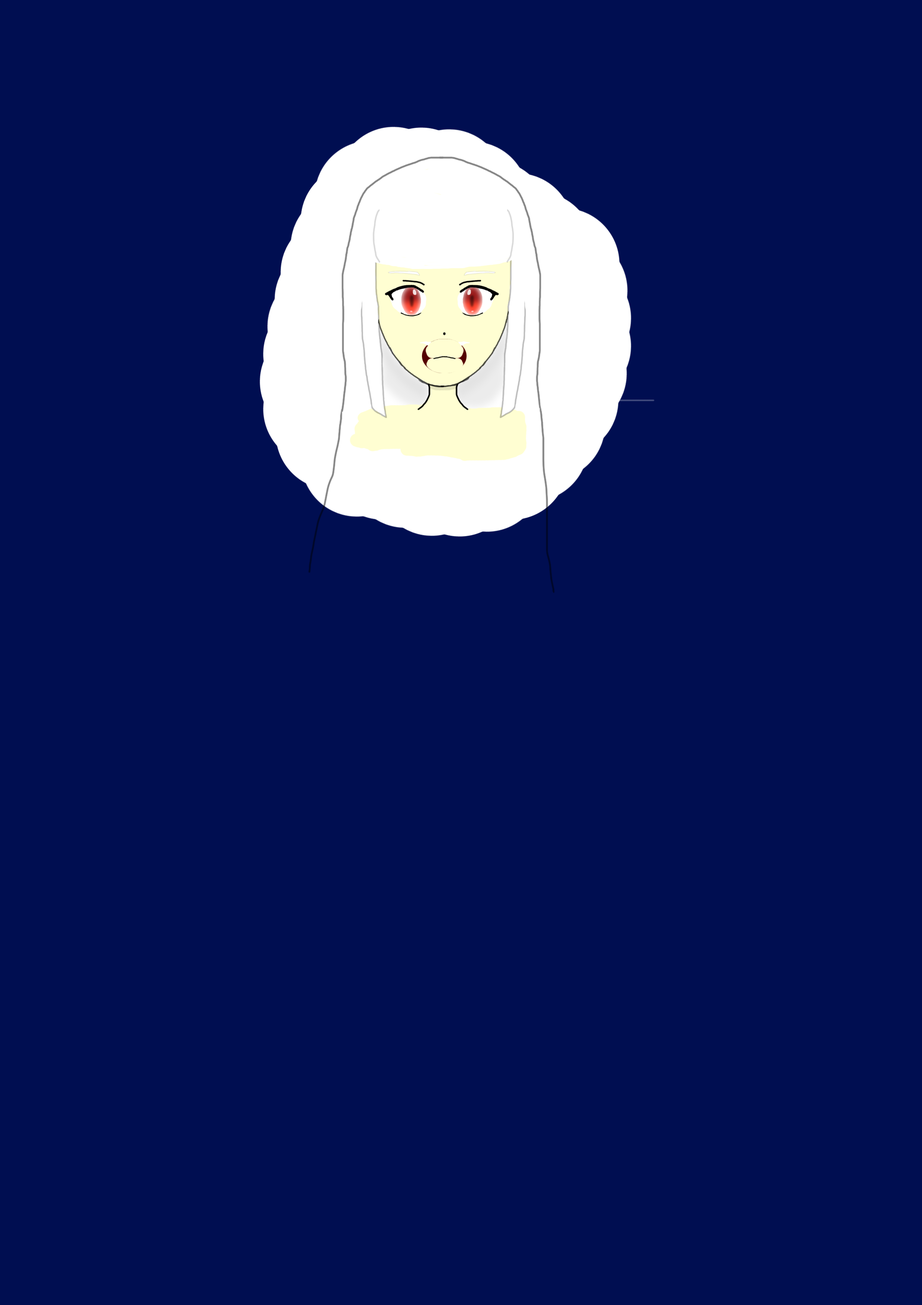
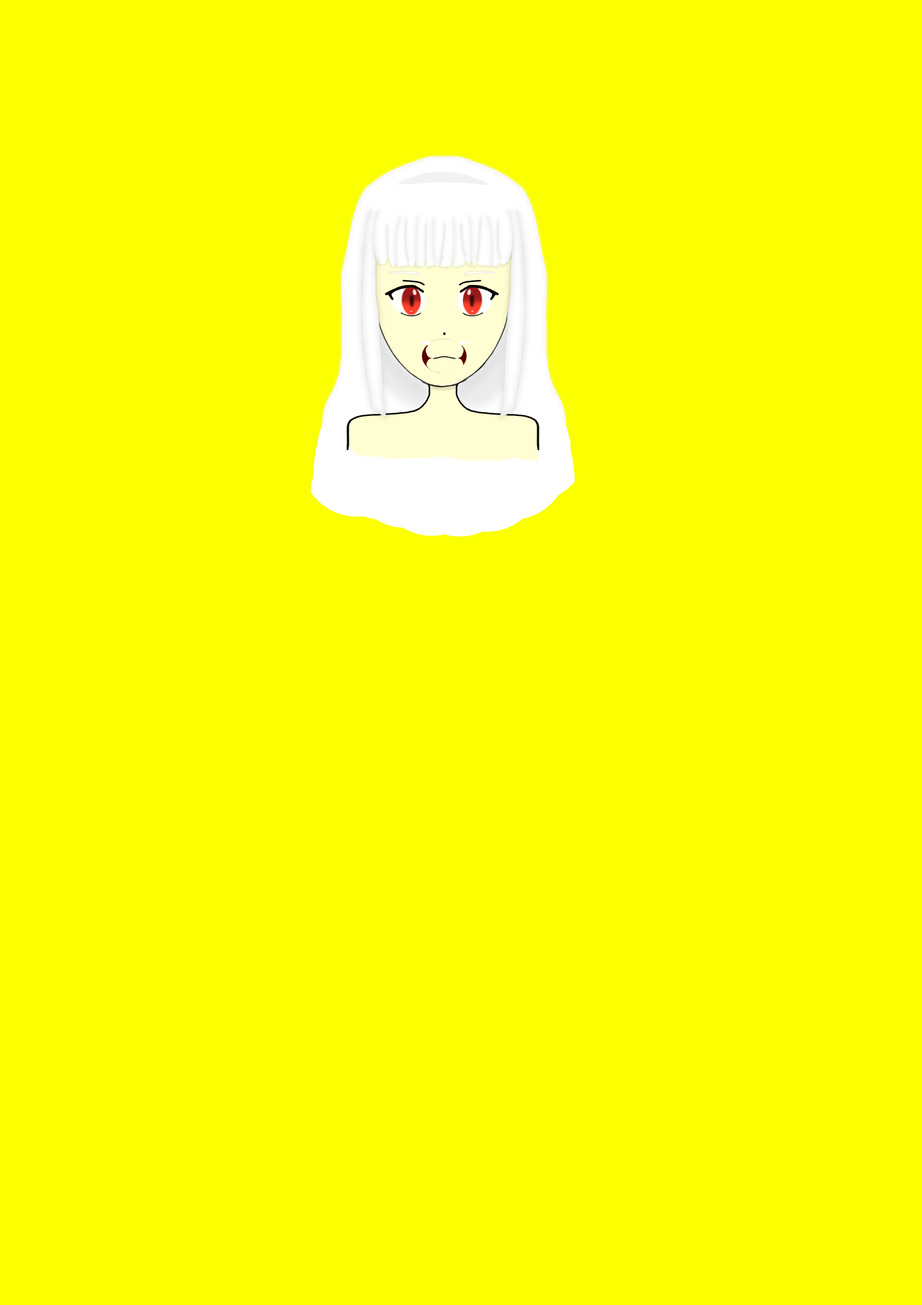
Comparing the layer stacks of the two (922, 1305) images. Changes:
showed "Eball C U" (3rd of 6, in "L eye") over [463,284,483,316]
showed "Eball C U" (6th of 6, in "R eye") over [401,284,422,316]
added layer "HF S" (1st of 4, in "HF") in group "HF" over [383,213,504,268]
added layer "HF S" (2nd of 4, in "HF") in group "HF" over [384,215,503,266]
added layer "HF S" (3rd of 4, in "HF") in group "HF" over [390,213,497,270]
added layer "HF S" (4th of 4, in "HF") (10%) in group "HF" over [394,213,493,268]
added layer "HBS U" (5%) in group "HF" over [395,171,490,186]
renamed "HF 拷貝" to "HF", painted on it over [372,208,515,264]
"HF" (3rd of 3, in "HF"): opacity 15% → 100%, painted on it over [368,206,519,266]
painted on "HFC" over [360,190,519,270]
"H SideL L" (3rd of 3): opacity 26% → 10%, painted on it over [499,209,655,419]
removed layer "H SideL R" (2nd of 2) (was 26%) over [360,233,388,419]
added layer "H side co" (2nd of 2) above "H SideL L 拷貝 4" over [379,344,506,393]
added layer "H SideL L 拷貝 4" (10%) above "H SideL L 拷貝 3" over [360,209,388,419]
added layer "H SideL L 拷貝 3" above "H side S" over [353,203,534,424]
painted on "H Side C" over [375,263,512,418]
added layer "FSU" (5%) above "F S D" over [373,245,524,325]
painted on "F L" over [377,316,509,387]
added layer "Shoullder" (1st of 2) above "Shoullder" over [466,407,541,451]
added layer "Shoullder" (2nd of 2) above "neck C" over [345,407,420,451]
painted on "neck C" over [347,402,541,462]
"H B L": opacity 49% → 100%, painted on it over [308,152,570,594]
painted on "H B C" over [259,126,632,493]
added layer "圖層 1" above "背景" over [0,0,922,1305]
…and 13 more changes (5 added, 3 painted, 8 renamed, 6 visibility)
